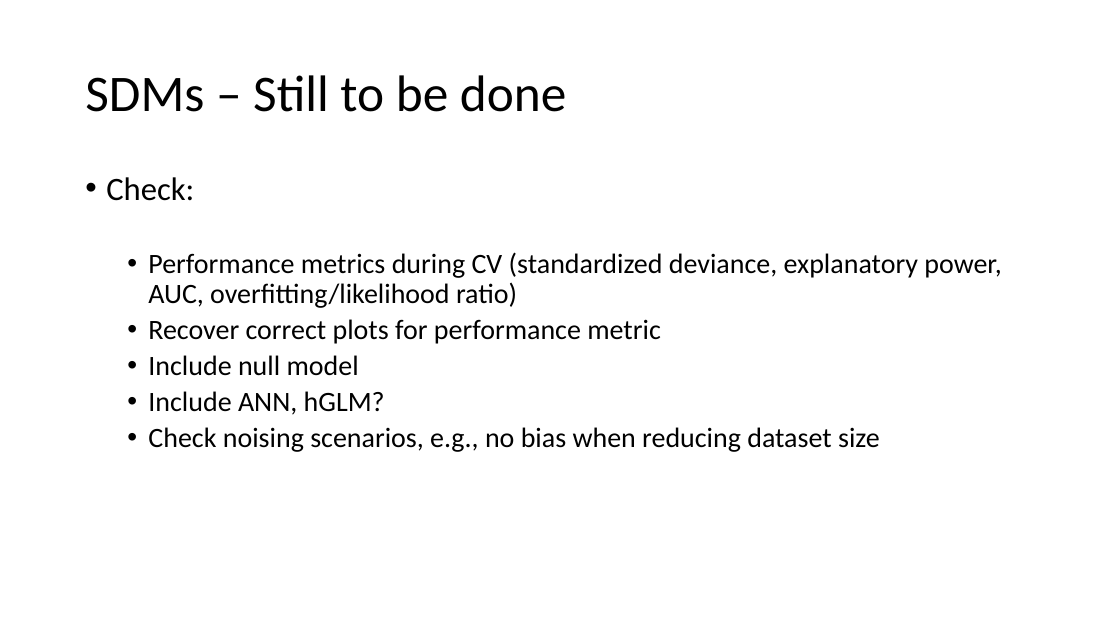
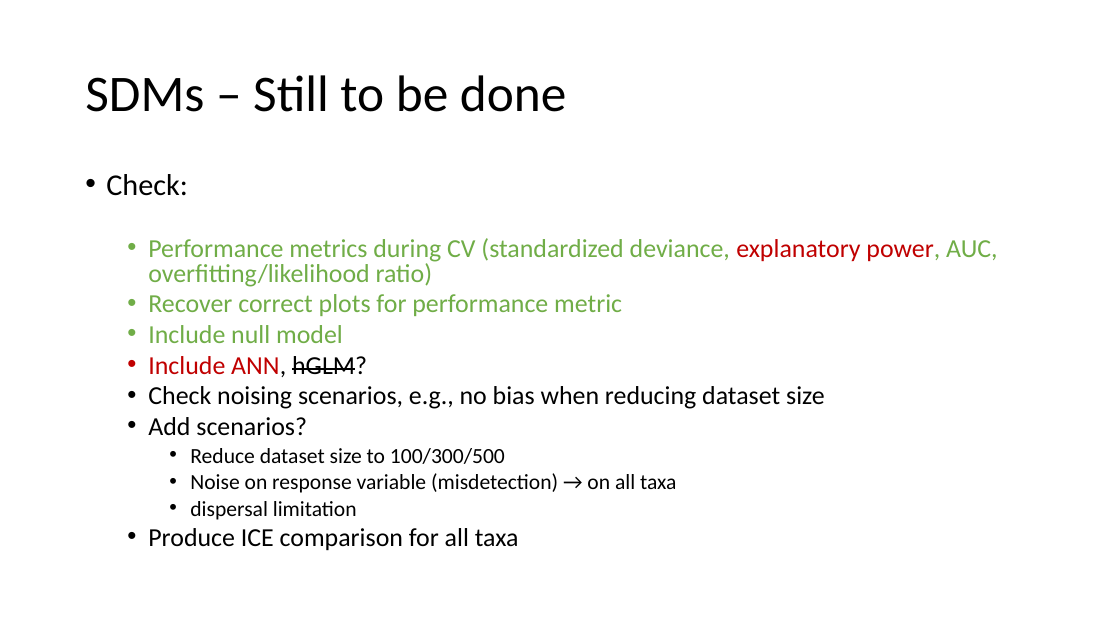
Before and after one commit to emmachollet/ArtificialData_Streambugs_SDMs, a slide deck: slide 5 of C1_documentation/summary_july.pptx. Drawn at 1120x630 pixels with LibreOffice and Linux fonts; fonts in the diff are those of the drawing. Boxes give left, top, right and bottom in pixels: in the first picture for what was removed or moved away, otherwise in the second. Text is boxed around its words. In the diff, an @@ line names an element or a change of style, - is before the commit and + after.

Commit message:
added figures of comparison

```diff
--- a/C1_documentation/summary_july.pptx
+++ b/C1_documentation/summary_july.pptx
@@ text at (106,174,997,409): size 28 to 25.9 pt in "Check:"; size 24 to 22.2 pt in "Performance metrics during CV (standardized deviance, explan ...", "Recover correct plots for performance metric", "Include null model", "Include ANN, hGLM?" and 1 more places; text colour #000000 to #70AD47 in "Performance metrics during CV (standardized deviance, power, ...", "Recover correct plots for performance metric", "Include null model"; text colour #000000 to #C00000 in "explanatory power,", "Include ANN,"; strikethrough on in "hGLM?"; line spacing 0.9 to 0.8 @@
@@ text at (148,417,676,551): paragraphs added @@
+  • Add scenarios?
+    • Reduce dataset size to 100/300/500
+    • Noise on response variable (misdetection) → on all taxa
+    • dispersal limitation
+  • Produce ICE comparison for all taxa
```
Also in this commit, not shown: 1 other slide changed, 5 other files.
